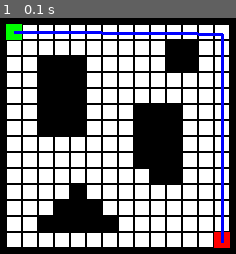
Above: before the commit, frame 1.
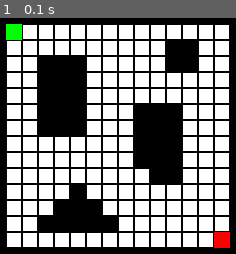
Above: after the commit, the same moment.

Repository: Hedman88/AI_Labb2
Game: pygame game, started from main.py
The game is run twice, just before and just after one commit, with the same random seed, the same clock (stepped at 60 frames per second) and the same inputs.
Inputs:
- Up to frame 1 (0.1 s): no input

The runs differ from the first frame. In frame 1, 2.2% of the frame differs, in the area x 5-95%, y 5-96%.

Commit message:
DFS now fully functional

Diff:
--- a/main.py
+++ b/main.py
@@ -16,22 +16,57 @@
 rectSize = displaySize / (len(maprows[0])-1)
 for i in range(len(maprows)):
     for j in range(len(maprows[0])-1):
+        selfID = i*100+j
+        #All neighbouring IDs
+        N = (i-1)*100+j
+        NE = (i-1)*100+j+1
+        E = i*100+j+1
+        SE = (i+1)*100+j+1
+        S = (i+1)*100+j
+        SW = (i+1)*100+j-1
+        W = i*100+j-1
+        NW = (i-1)*100+j-1
+        #SE, S, E, N, NW, W, SW, NE best order?
+        neighbours = []
         if(maprows[i][j] == "X"):
             pygame.draw.rect(display, (0,0,0), (j*rectSize, i*rectSize, rectSize, rectSize))
-            pathfinder.paths.pathBlocks.append(pathfinder.PathBlock(i*100+j, [(i-1)*100+j, i*100+j+1, (i+1)*100+j, i*100+j-1], False, False, False))
+            continue
+        #Appending all relevant IDs to current block
+        if(maprows[i-1][j] != "X"):
+            neighbours.append(N)
+        if(maprows[i-1][j+1] != "X" and maprows[i-1][j] != "X" and maprows[i][j+1] != "X"):
+            neighbours.append(NE)
+        if(maprows[i][j+1] != "X"):
+            neighbours.append(E)
+        if(maprows[i+1][j+1] != "X" and maprows[i][j+1] != "X" and maprows[i+1][j] != "X"):
+            neighbours.append(SE)
+        if(maprows[i+1][j] != "X"):
+            neighbours.append(S)
+        if(maprows[i+1][j-1] != "X" and maprows[i+1][j] != "X" and maprows[i][j-1] != "X"):
+            neighbours.append(SW)
+        if(maprows[i][j-1] != "X"):
+            neighbours.append(W)
+        if(maprows[i-1][j-1] != "X" and maprows[i][j-1] != "X" and maprows[i-1][j] != "X"):
+            neighbours.append(NW)
+
+
+        #if(maprows[i][j] == "X"):
+            #pygame.draw.rect(display, (0,0,0), (j*rectSize, i*rectSize, rectSize, rectSize))
+            #pathfinder.paths.pathBlocks.append(pathfinder.PathBlock(i*100+j, neighbours, False, False, False))
         if(maprows[i][j] == "0"):
             pygame.draw.rect(display, (0,0,0), (j*rectSize, i*rectSize, rectSize, rectSize), 1)
-            pathfinder.paths.pathBlocks.append(pathfinder.PathBlock(i*100+j, [(i-1)*100+j, i*100+j+1, (i+1)*100+j, i*100+j-1], True, False, False))
+            pathfinder.paths.pathBlocks.append(pathfinder.PathBlock(selfID, neighbours, True, False, False))
         if(maprows[i][j] == "S"):
             pygame.draw.rect(display, (0,255,0), (j*rectSize, i*rectSize, rectSize, rectSize))
-            pathfinder.paths.pathBlocks.append(pathfinder.PathBlock(i*100+j, [(i-1)*100+j, i*100+j+1, (i+1)*100+j, i*100+j-1], True, False, True))
+            pathfinder.paths.pathBlocks.append(pathfinder.PathBlock(selfID, neighbours, True, False, True))
         if(maprows[i][j] == "G"):
             pygame.draw.rect(display, (255,0,0), (j*rectSize, i*rectSize, rectSize, rectSize))
-            pathfinder.paths.pathBlocks.append(pathfinder.PathBlock(i*100+j, [(i-1)*100+j, i*100+j+1, (i+1)*100+j, i*100+j-1], True, True, False))
+            pathfinder.paths.pathBlocks.append(pathfinder.PathBlock(selfID, neighbours, True, True, False))
 
 pygame.display.update()
-pathfinder.pf.dfs(pathfinder.paths.GetStart())
-print(pathfinder.pf.path)
+#pathfinder.pf.dfs(pathfinder.paths.GetStart())
+pathfinder.pf.bfs(pathfinder.paths.GetStart())
+#print(pathfinder.pf.path)
 
 #for i in pathfinder.pf.path:
 #    print(i.id)
@@ -41,7 +76,7 @@
     startPoint = (pathfinder.pf.path[i].id%100 + 1)*(rectSize) - rectSize/2, (pathfinder.pf.path[i].id/100 + 1)*(rectSize) - rectSize/2
     endPoint = (pathfinder.pf.path[i+1].id%100 + 1)*(rectSize) - rectSize/2, (pathfinder.pf.path[i+1].id/100 + 1)*(rectSize) - rectSize/2
     pygame.draw.line(display, (0,0,255), startPoint, endPoint, 3)
-    print(i)
+    #print(i)
 
 pygame.display.update()
 while True:
--- a/pathfinder.py
+++ b/pathfinder.py
@@ -4,6 +4,7 @@
     goalFound = False
     visited = set()
     path = []
+    bfsQ = []
     def dfs(self, currentBlock):
 
         if(currentBlock.isGoal):
@@ -21,7 +22,22 @@
                     if(self.goalFound):
                         self.path.append(currentBlock)
                         return
-    #def bfs():
+
+    def bfs(self, startBlock):
+        self.visited.add(startBlock)
+        self.bfsQ.append(startBlock)
+        while self.bfsQ:
+            s = self.bfsQ.pop(0)
+            print(s.id)
+            for neighbour in s.adjacents:
+                neighbourBlock = paths.GetBlockByID(neighbour)
+                if neighbourBlock not in self.visited:
+                    self.visited.add(neighbourBlock)
+                    self.bfsQ.append(neighbourBlock)
+                    if(s.isGoal):
+                        print(s)
+                        self.path.append(s)
+                        return
 
     #def Astar():
 
@@ -44,7 +60,7 @@
     def GetBlockByID(self, ID):
         for i in self.pathBlocks:
             if(i.id == ID):
-                print(ID)
+                #print(ID)
                 return i
 
 paths = Paths()
